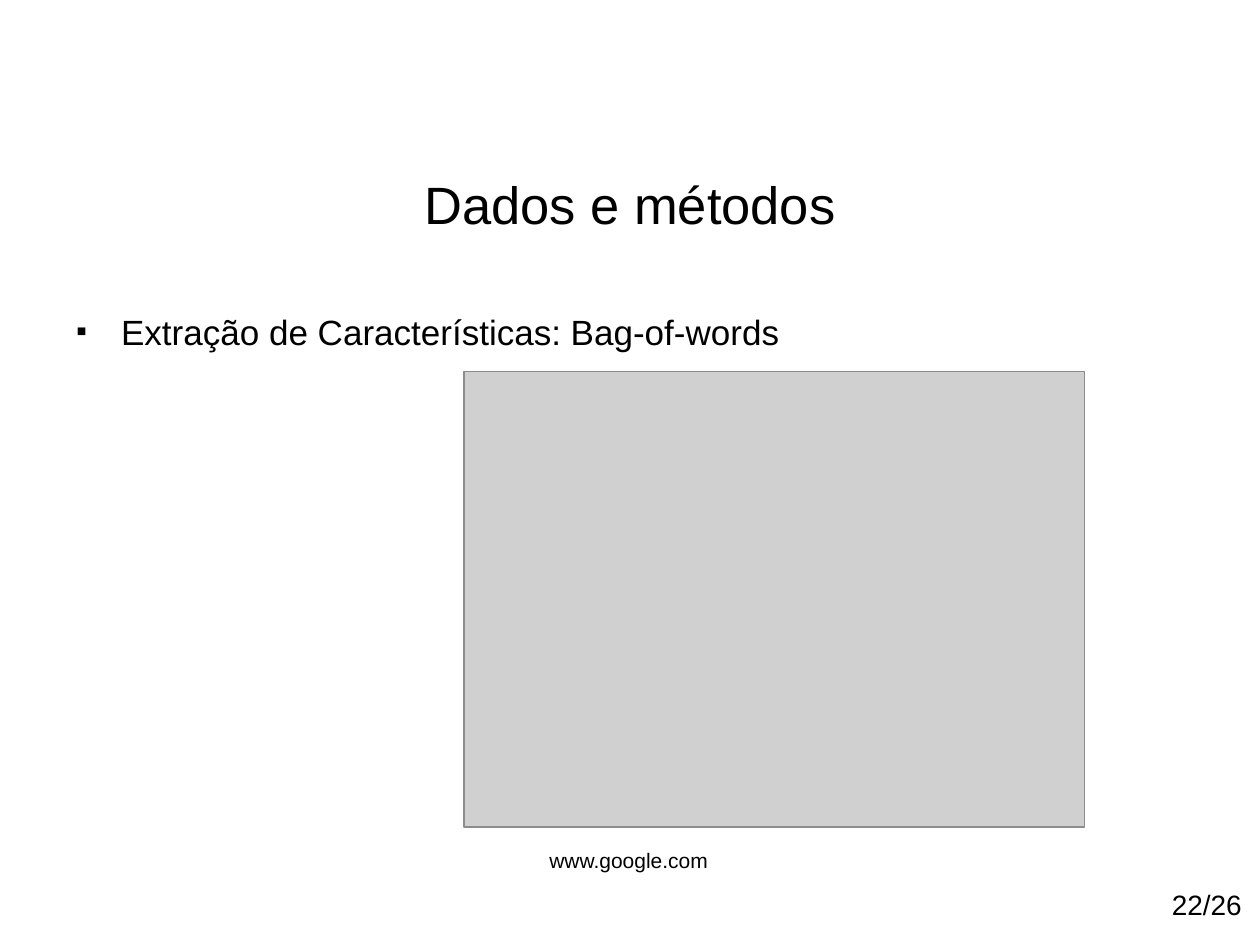
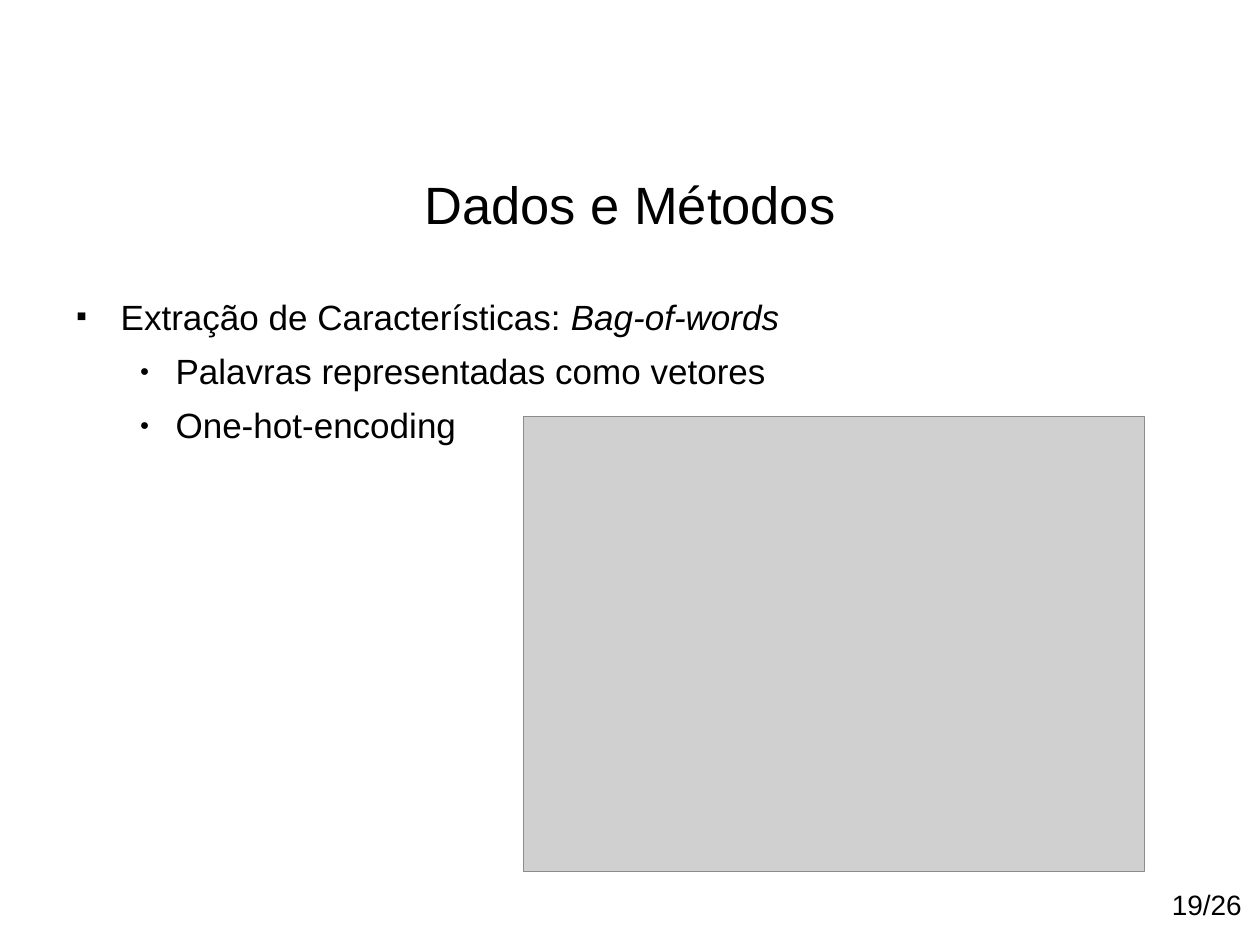
Before and after one commit to paulohq/apresentacao-NLP, a slide deck: slide 20 of apresentacao-mineracao-de-sugestoes.ppt (slide 22 before the commit). Drawn at 1260x945 pixels with LibreOffice and Linux fonts; fonts in the diff are those of the drawing; grey boxes stand for pictures; background and template pictures are left out. Boxes give left, top, right and bottom in pixels: in the first picture for what was removed or moved away, otherwise in the second. Text is boxed around its words. In the diff, an @@ line names an element or a change of style, - is before the commit and + after.

```diff
--- a/apresentacao-mineracao-de-sugestoes.ppt
+++ b/apresentacao-mineracao-de-sugestoes.ppt
@@ title at [424,185,835,225]: text changed @@
-Dados e métodos
+Dados e Métodos
@@ text "Extração de Características: Bag-of-words": place and size @@
-text "Extração de Características: Bag-of-words" at [121,319,779,352]
+text "Extração de Características: Bag-of-words" at [121,304,779,445]
@@ text at [121,304,779,337]: italic on in "Bag-of-words" @@
@@ text at [176,358,766,445]: paragraphs added @@
+  ● Palavras representadas como vetores
+  ● One-hot-encoding
@@ picture: place and size @@
-picture at [464,372,1085,827]
+picture at [523,416,1144,871]
@@ text removed at [549,852,707,872] @@
-www.google.com
@@ text at [1172,894,1242,916]: text changed @@
-22/26
+19/26
```
Also in this commit, not shown: 26 other slides changed, 2 slides removed, 10 other files.
